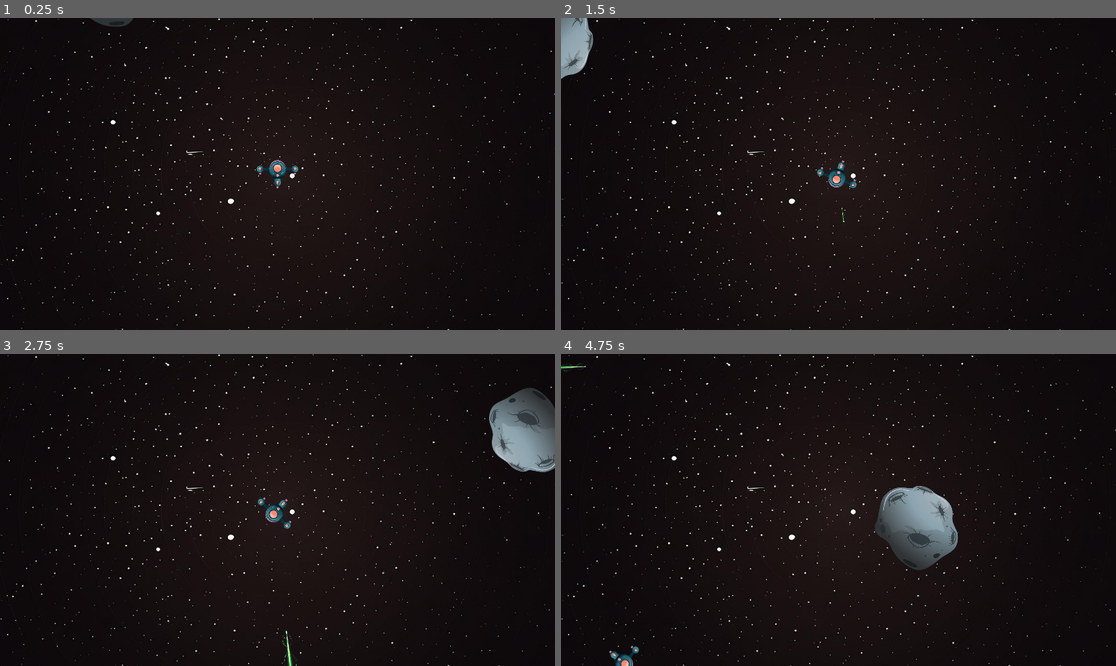
Above: before the commit, frames 1-4 (two rows, left to right).
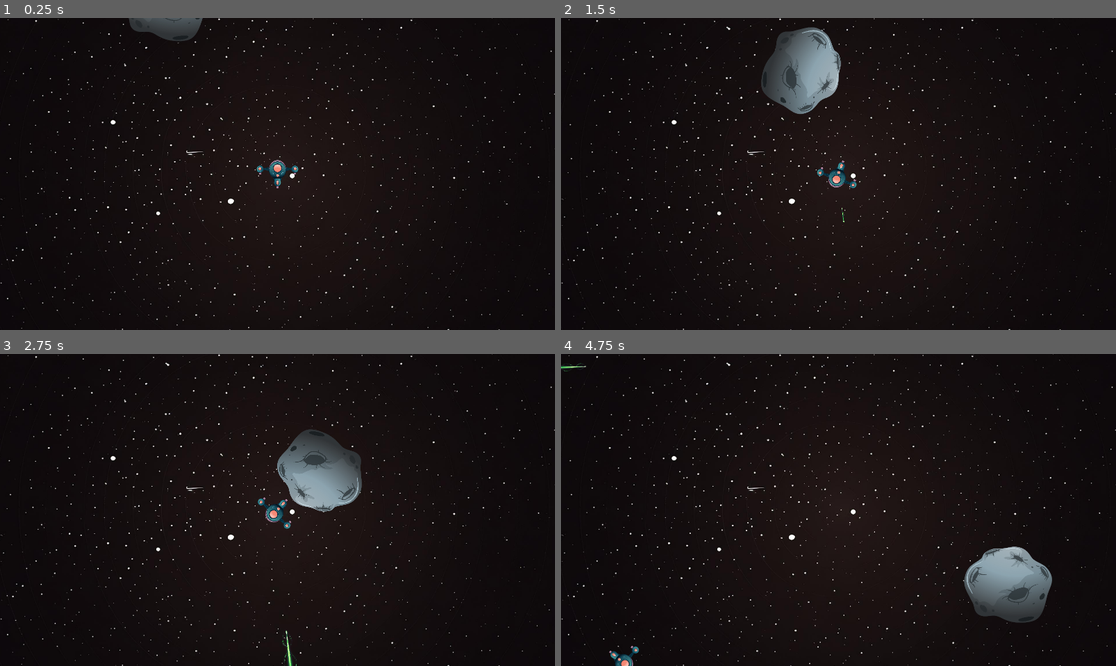
Above: after the commit, the same moments.

Repository: AbdulqadirQ/astroclone
Game: Godot game, scene res://scenes/level.tscn
Same seed, same stepped clock (60 frames per second), same inputs: the game is played once before the commit and once after it.
Inputs (mouse positions are in pixels of both pictures, inside the frame that each line leads up to):
- Up to frame 1 (0.25 s): no input
- Up to frame 2 (1.5 s): move the mouse to (960, 158) at 0.52 s; hold D (right) 0.53-1.28 s; click (960, 158) at 0.6 s; move the mouse to (727, 189) at 1.27 s; hold A (left) from 1.28 s (still down); click (727, 189) at 1.35 s
- Up to frame 3 (2.75 s): move the mouse to (333, 441) at 2.02 s; release A (left) at 2.03 s; hold D (right) from 2.03 s (still down); click (333, 441) at 2.1 s
- Up to frame 4 (4.75 s): move the mouse to (810, 572) at 2.77 s; release D (right) at 2.78 s; hold W (forward) 2.78-3.53 s; click (810, 572) at 2.85 s; move the mouse to (1005, 556) at 3.52 s; hold A (left) from 3.53 s (still down); click (1005, 556) at 3.6 s; move the mouse to (672, 463) at 4.27 s; click (672, 463) at 4.35 s

The runs differ from the first frame. In frame 1, 0.8% of the frame differs, in the area x 16-37%, y 0-8%; in frame 2, 3.8%; in frame 3, 5.5%; in frame 4, 5.8%, in the area x 56-89%, y 42-87%.

Commit message:
Instantiate meteors + bug fix

Diff:
--- a/scenes/big_meteor_1.tscn
+++ b/scenes/big_meteor_1.tscn
@@ -8,7 +8,7 @@
 collision_mask = 6
 script = ExtResource("1_xin2w")
 
-[node name="Area2D" type="Area2D" parent="."]
+[node name="Area2D" type="Area2D" parent="." groups=["meteors"]]
 
 [node name="CollisionPolygon2D" type="CollisionPolygon2D" parent="Area2D"]
 scale = Vector2(0.2, 0.2)
--- a/scenes/laser.tscn
+++ b/scenes/laser.tscn
@@ -7,7 +7,7 @@
 radius = 92.8
 height = 1524.0
 
-[node name="Laser" type="Area2D"]
+[node name="Laser" type="Area2D" groups=["lasers"]]
 rotation = -1.5708
 scale = Vector2(0.2, 0.2)
 script = ExtResource("1_u8u8b")
--- a/scenes/level.tscn
+++ b/scenes/level.tscn
@@ -1,9 +1,8 @@
-[gd_scene load_steps=5 format=3 uid="uid://gka2aedt6rmo"]
+[gd_scene load_steps=4 format=3 uid="uid://gka2aedt6rmo"]
 
 [ext_resource type="Texture2D" uid="uid://otl6l32geiqb" path="res://graphics/background.png" id="1_0qiye"]
 [ext_resource type="Script" path="res://scripts/level.gd" id="1_y66c4"]
 [ext_resource type="PackedScene" uid="uid://bcee62v2t5a0h" path="res://scenes/player.tscn" id="2_i0blb"]
-[ext_resource type="PackedScene" uid="uid://crsd2bw51wpoi" path="res://scenes/big_meteor_1.tscn" id="3_bejqe"]
 
 [node name="Level" type="Node2D"]
 script = ExtResource("1_y66c4")
@@ -16,9 +15,8 @@
 [node name="Player" parent="." instance=ExtResource("2_i0blb")]
 position = Vector2(585, 225)
 
-[node name="Big_Meteor_1" parent="." instance=ExtResource("3_bejqe")]
-position = Vector2(304, 55)
-
 [node name="Lasers" type="Node2D" parent="."]
 
+[node name="Meteors" type="Node2D" parent="."]
+
 [connection signal="laser" from="Player" to="." method="_on_player_laser"]
--- a/scripts/big_meteor_1.gd
+++ b/scripts/big_meteor_1.gd
@@ -38,7 +38,8 @@
 
 
 func _on_area_2d_area_entered(area):
-	# get rid of laser
-	health -= area.LASER_DAMAGE
-	area.queue_free()
-	print(health)
+	if(area.is_in_group("lasers")):
+		health -= area.LASER_DAMAGE
+		# get rid of laser
+		area.queue_free()
+		print(health)
--- a/scripts/level.gd
+++ b/scripts/level.gd
@@ -1,11 +1,12 @@
 extends Node2D
 
+var meteor_scene: PackedScene = load("res://scenes/big_meteor_1.tscn")
 var laser_scene: PackedScene = load("res://scenes/laser.tscn")
 
 
 func _ready():
-	pass # Replace with function body.
-
+	var meteor = meteor_scene.instantiate()
+	$Meteors.add_child(meteor)
 
 func _process(_delta):
 	pass
